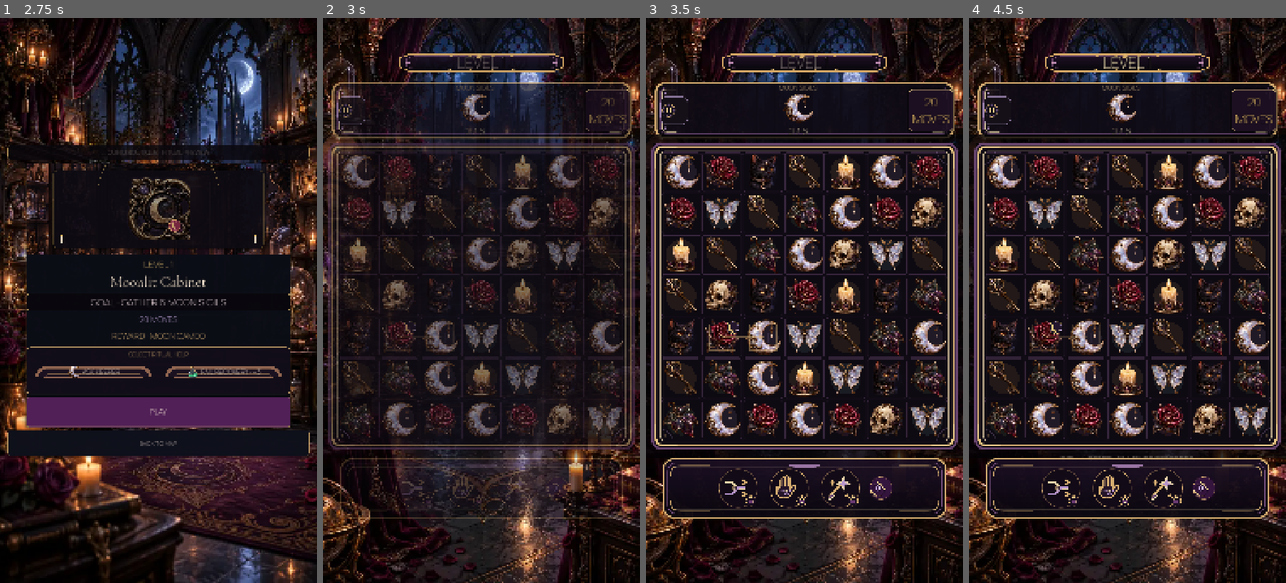
Above: before the commit, frames 1-4 (left to right).
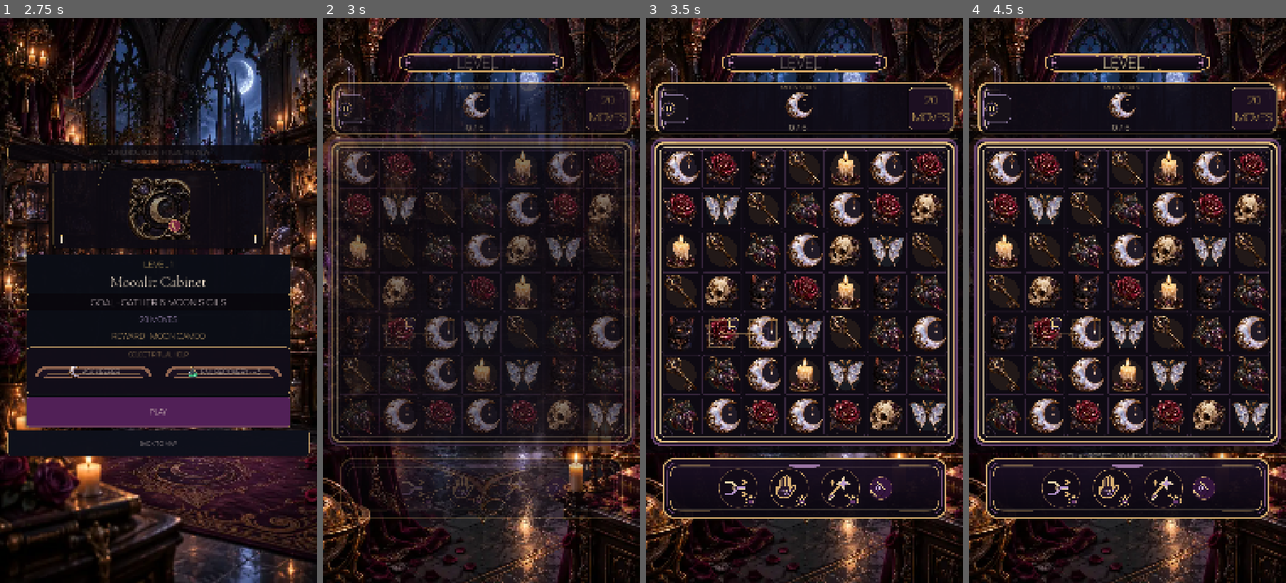
Above: after the commit, the same moments.

Repository: Jay-prodesign/akilta-match3
Game: Godot game, scene res://src/app/app_bootstrap.tscn
The game is run twice, just before and just after one commit, with the same random seed, the same clock (stepped at 60 frames per second) and the same inputs.
Inputs (mouse positions are in pixels of both pictures, inside the frame that each line leads up to):
- Up to frame 1 (2.75 s): click "ENTER THE HOUSE" at 0.5 s; click "PLAY LEVEL 1" at 1.25 s; click "1" at 2 s
- Up to frame 2 (3 s): click "PLAY" at 2.75 s
- Up to frame 3 (3.5 s): no input
- Up to frame 4 (4.5 s): click (997, 108) at 3.5 s; click "RESTART LEVEL" at 4.25 s

Frame 1 is identical in both runs. In frame 2, 14% of the frame differs, in the area x 1-100%, y 12-78%; in frame 3, 23%, in the area x 0-100%, y 12-78%; in frame 4, 23%.

Commit message:
Fit enlarged objective medallion inside locked gameplay header band

Diff:
--- a/src/ui/gameplay/gameplay_screen.tscn
+++ b/src/ui/gameplay/gameplay_screen.tscn
@@ -429,7 +429,7 @@
 size_flags_horizontal = 3
 
 [node name="ObjectiveSlot" type="VBoxContainer" parent="Layout/HUDPlate/HUD"]
-custom_minimum_size = Vector2(250, 162)
+custom_minimum_size = Vector2(230, 154)
 layout_mode = 2
 size_flags_vertical = 4
 theme_override_constants/separation = -3
@@ -437,18 +437,18 @@
 tooltip_text = "Current level objective"
 
 [node name="ObjectiveName" type="Label" parent="Layout/HUDPlate/HUD/ObjectiveSlot"]
-custom_minimum_size = Vector2(0, 28)
+custom_minimum_size = Vector2(0, 24)
 layout_mode = 2
 theme_override_colors/font_color = Color(0.92, 0.79, 0.62, 1)
 theme_override_colors/font_outline_color = Color(0.03, 0.02, 0.04, 0.94)
 theme_override_constants/outline_size = 3
-theme_override_font_sizes/font_size = 22
+theme_override_font_sizes/font_size = 20
 text = "MOON SIGILS"
 horizontal_alignment = 1
 vertical_alignment = 1
 
 [node name="ObjectiveIcon" type="TextureRect" parent="Layout/HUDPlate/HUD/ObjectiveSlot"]
-custom_minimum_size = Vector2(114, 114)
+custom_minimum_size = Vector2(106, 106)
 layout_mode = 2
 size_flags_horizontal = 4
 mouse_filter = 2
@@ -456,12 +456,12 @@
 stretch_mode = 5
 
 [node name="Objective" type="Label" parent="Layout/HUDPlate/HUD/ObjectiveSlot"]
-custom_minimum_size = Vector2(0, 38)
+custom_minimum_size = Vector2(0, 34)
 layout_mode = 2
 theme_override_colors/font_color = Color(1, 0.94, 0.82, 1)
 theme_override_colors/font_outline_color = Color(0.03, 0.02, 0.04, 0.96)
 theme_override_constants/outline_size = 5
-theme_override_font_sizes/font_size = 34
+theme_override_font_sizes/font_size = 32
 text = "0 / 6"
 horizontal_alignment = 1
 vertical_alignment = 1
